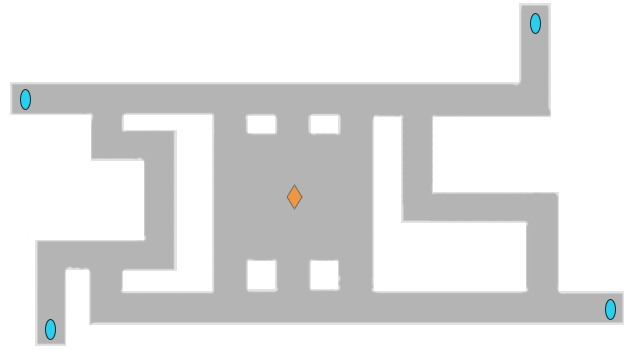
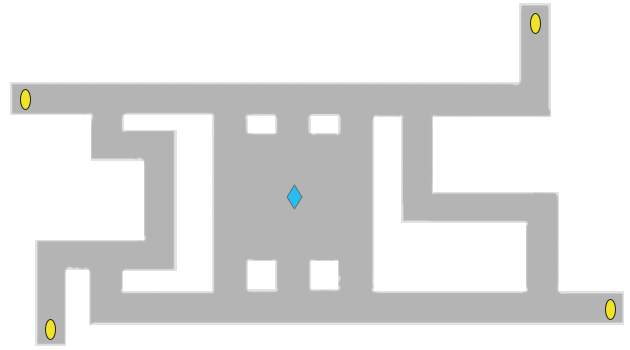
Before/after of a 630×350 layered artwork. What changed in the layer stack:
painted on "Spawners" (1st of 4) over [606, 300, 615, 319]
painted on "Spawners" (2nd of 4) over [46, 320, 55, 339]
painted on "Spawners" (3rd of 4) over [531, 14, 540, 33]
painted on "Spawners" (4th of 4) over [21, 90, 30, 109]
